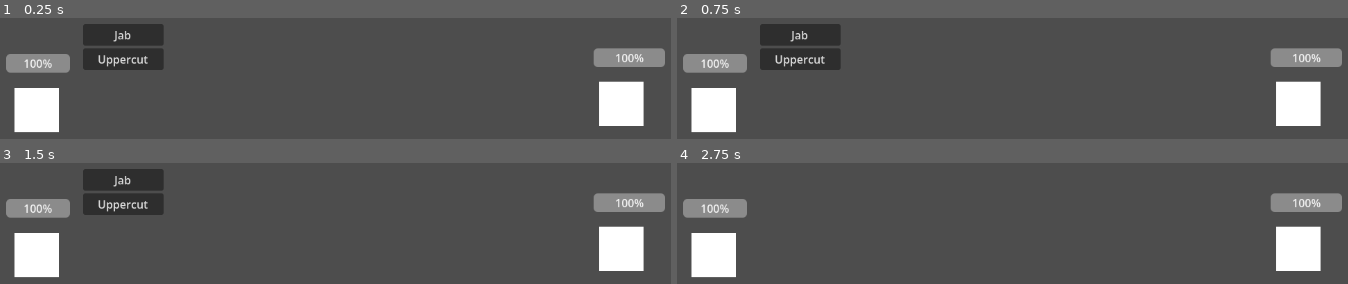
Above: before the commit, frames 1-4 (two rows, left to right).
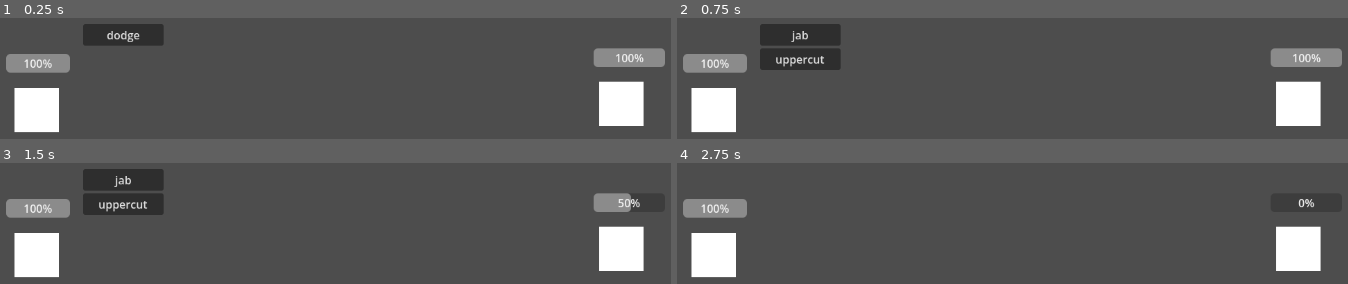
Above: after the commit, the same moments.

Repository: ConnorGaskill/Pit-Fighter
Game: Godot game, scene res://node_2d.tscn
Same seed, same stepped clock (60 frames per second), same inputs: the game is played once before the commit and once after it.
Inputs (mouse positions are in pixels of both pictures, inside the frame that each line leads up to):
- Up to frame 1 (0.25 s): no input
- Up to frame 2 (0.75 s): click "Jab" (after the commit: "dodge") at 0.5 s
- Up to frame 3 (1.5 s): click (120, 179) at 1.25 s, where only the run after the commit has a clickable "jab"
- Up to frame 4 (2.75 s): click (797, 204) at 2 s, where only the run before the commit has a clickable "Uppercut"

The runs differ from the first frame. In frame 1, 2.2% of the frame differs, in the area x 12-25%, y 10-43%; in frame 2, 0.4%; in frame 3, 1.2%; in frame 4, 1.6%.

Commit message:
Fixed state machine, lowercased move names

Diff:
--- a/Actions/jab.tres
+++ b/Actions/jab.tres
@@ -4,7 +4,7 @@
 
 [resource]
 script = ExtResource("2_5jguc")
-name = "Jab"
+name = "jab"
 related_moves = Array[String](["dodge"])
 tags = Dictionary[String, int]({
 "damage": 5
--- a/Actions/uppercut.tres
+++ b/Actions/uppercut.tres
@@ -4,7 +4,7 @@
 
 [resource]
 script = ExtResource("1_0il3t")
-name = "Uppercut"
+name = "uppercut"
 related_moves = Array[String](["dodge"])
 tags = Dictionary[String, int]({
 "damage": 8
--- a/Reactions/dodge.tres
+++ b/Reactions/dodge.tres
@@ -4,6 +4,6 @@
 
 [resource]
 script = ExtResource("2_jdq2n")
-name = "Dodge"
+name = "dodge"
 related_moves = Array[String](["jab"])
 metadata/_custom_type_script = "uid://c7e1lgebbqhba"
--- a/Scripts/combat_button_manager.gd
+++ b/Scripts/combat_button_manager.gd
@@ -38,13 +38,14 @@
 			if rm == kr.name:
 				var button := Button.new()
 
-				button.text = kr.move_name
+				button.text = kr.name
 
 				button_container.add_child(button)
 
 				button.pressed.connect(
 				func():
 					clear_buttons()
+					print("Reaction selected: ", kr.name)
 					GameManager.reaction_selected.emit(kr))
 				break
 
--- a/Scripts/game_manager.gd
+++ b/Scripts/game_manager.gd
@@ -60,8 +60,8 @@
 
 func start() -> void:
 	#initiative_check()
-	acting_character = player_character
-	reacting_character = ai_character
+	acting_character = ai_character
+	reacting_character = player_character
 	active_phase = Phases.ACTION
 
 func action_phase ():
@@ -106,7 +106,7 @@
 		winning_move = round_reaction
 		target_character = acting_character
 
-	print("Thing winning move is: " + winning_move.name)
+	print("The winning move is: " + winning_move.name)
 
 	process_phase = true
 	active_phase = Phases.PROCESS
--- a/Scripts/move_manager.gd
+++ b/Scripts/move_manager.gd
@@ -5,8 +5,10 @@
 	GameManager.process_move.connect(apply_move)
 
 func apply_move(move : Abstract_Combat_Move, target : Character) -> void:
+	print("Processed move: " + move.name)
+	var damage_on_stack : int = 0
 
-	var damage_on_stack : int = 0
+	# process and apply tags to stack
 
 	if move.tags.has("damage"):
 		damage_on_stack = move.tags["damage"]
@@ -14,7 +16,10 @@
 	if move.tags.has("stun"):
 		target.add_status("stun", move.tags["stun"])
 
+	# process effects on stack
+
 	if damage_on_stack > 0:
 		target.change_hp(0 - damage_on_stack)
 
+	#GameManager.process_phase.emit(true)
 	return
--- a/project.godot
+++ b/project.godot
@@ -18,6 +18,7 @@
 [autoload]
 
 GameManager="*uid://b02eo6e0h5y45"
+MoveManager="*uid://cjfhv1vcg3nbm"
 
 [physics]
 
